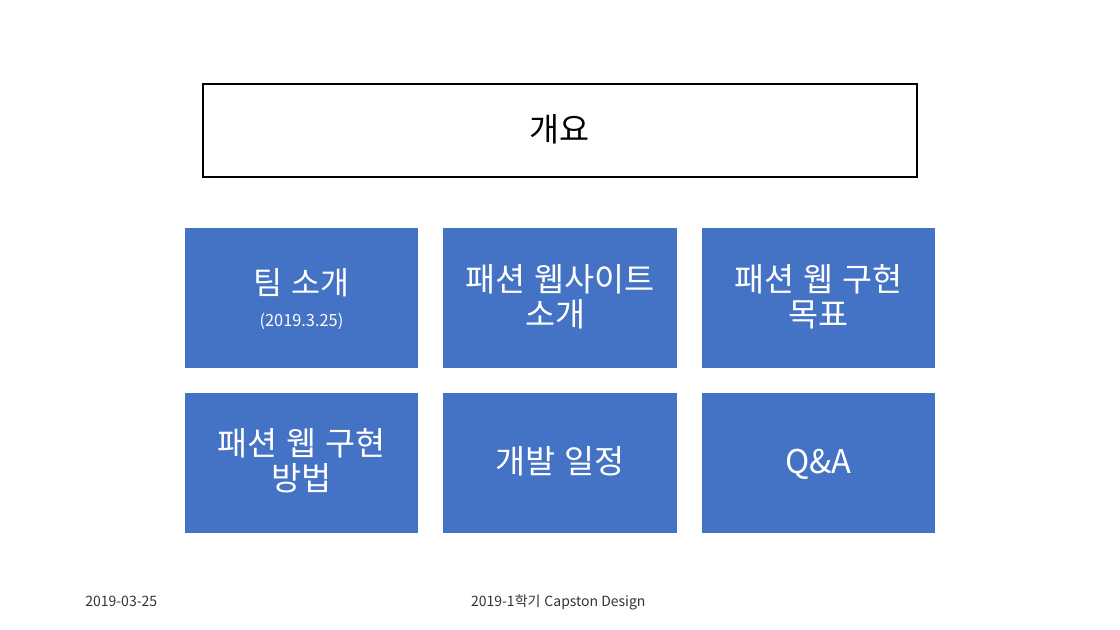
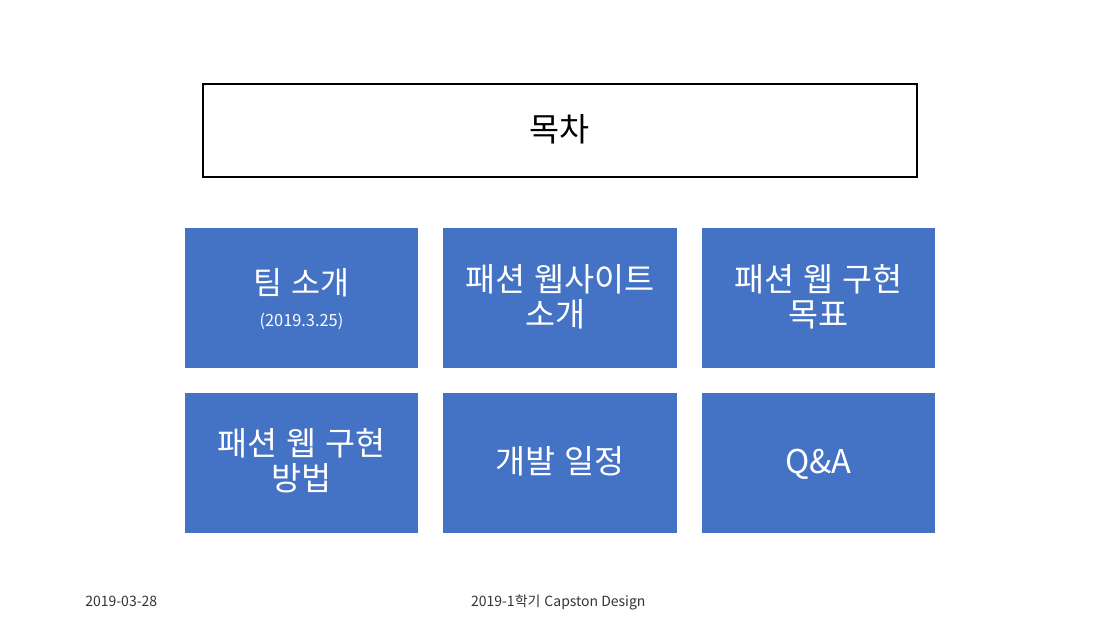
Before and after one commit to CheonSeounghyun/Coordination-Recommend, a slide deck: slide 2 of document/Capston Design Proposal_update(ppt).pptx. Drawn at 1120x630 pixels with LibreOffice and Linux fonts; fonts in the diff are those of the drawing. Boxes give left, top, right and bottom in pixels: in the first picture for what was removed or moved away, otherwise in the second. Text is boxed around its words. In the diff, an @@ line names an element or a change of style, - is before the commit and + after.

```diff
--- a/document/Capston Design Proposal_update(ppt).pptx
+++ b/document/Capston Design Proposal_update(ppt).pptx
@@ title at (530, 114, 590, 144): text changed @@
-개요
+목차
@@ text at (85, 595, 157, 606): text changed @@
-2019-03-25
+2019-03-28
```
Also in this commit, not shown: 10 other slides changed, 2 slides added, 2 slides removed.
